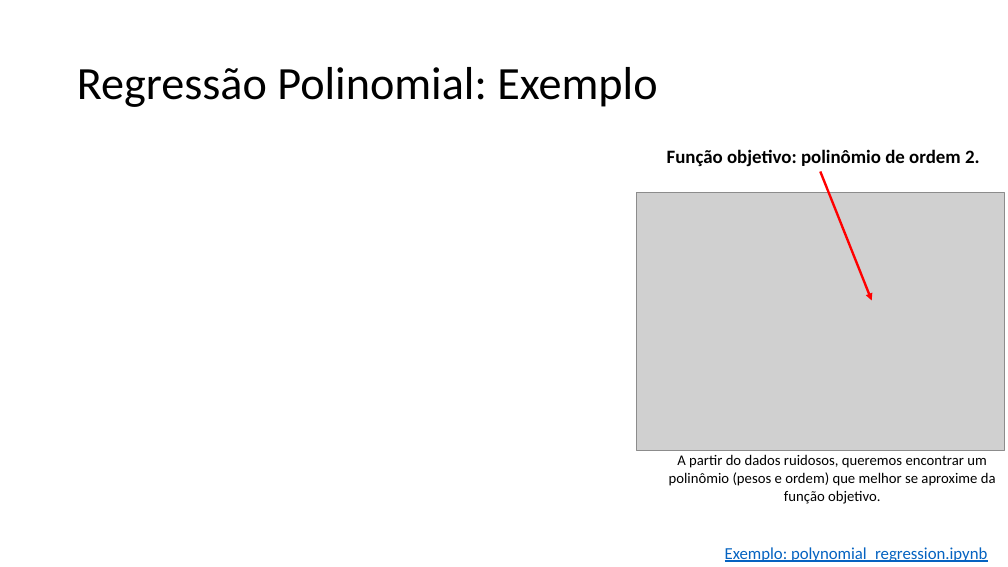
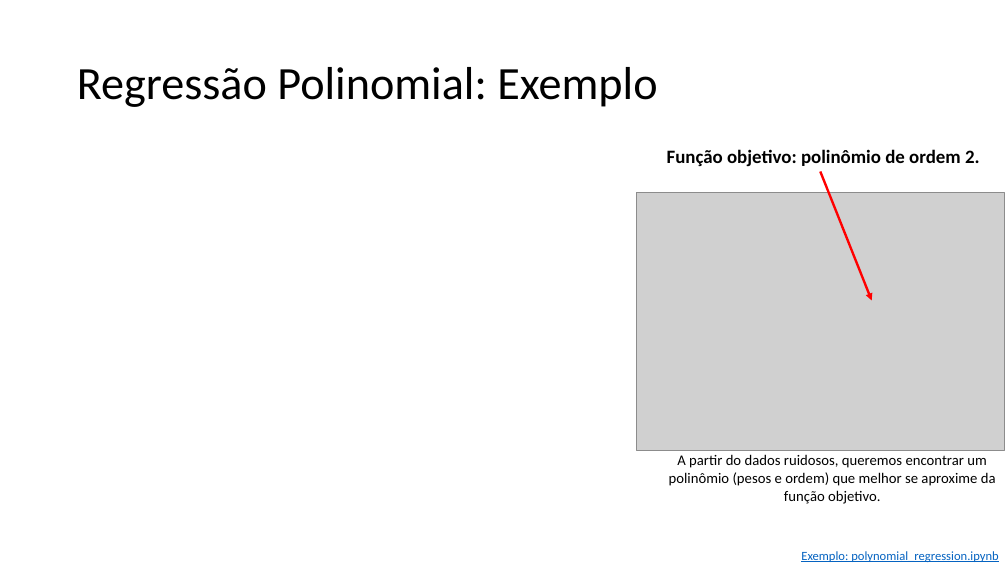
Before and after one commit to zz4fap/t319_aprendizado_de_maquina, a slide deck: slide 16 of slides/T319_Regressão_Linear (Parte IV).pptx (slide 15 before the commit). Drawn at 1008x567 pixels with LibreOffice and Linux fonts; fonts in the diff are those of the drawing; grey boxes stand for pictures. Boxes give left, top, right and bottom in pixels: in the first picture for what was removed or moved away, otherwise in the second. Text is boxed around its words. In the diff, an @@ line names an element or a change of style, - is before the commit and + after.

```diff
--- a/slides/T319_Regressão_Linear (Parte IV).pptx
+++ b/slides/T319_Regressão_Linear (Parte IV).pptx
@@ text "Exemplo: polynomial_regression.ipynb": place and size @@
-text "Exemplo: polynomial_regression.ipynb" at (725,547,987,562)
+text "Exemplo: polynomial_regression.ipynb" at (801,551,999,562)
@@ text "Exemplo: polynomial_regression.ipynb" at (801,551,999,562): size 16 to 12 pt @@
```
Also in this commit, not shown: 1 other slide changed, 1 slide added.
